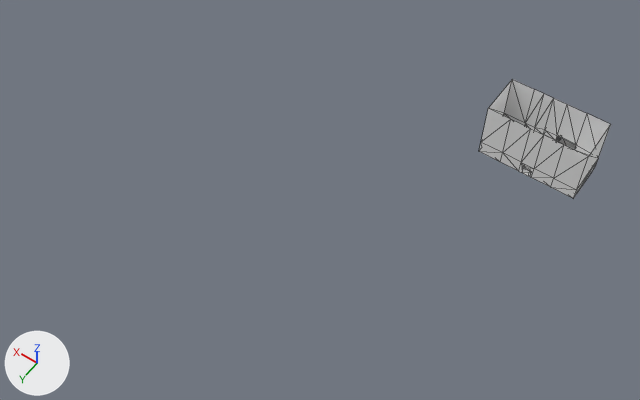
Renders of the glTF model assets/maps/map.glb from each side of a commit.
One viewpoint serves both versions: a 50 mm camera at (-46.5, 180.7, 194.1) aimed at (44.4, 53.4, -5.9). The lights are fixed; the arrows at lower left show +X, +Y and +Z. The first picture is the older version. Mesh edges are drawn as thin lines. Vertices at exactly the same position are counted once.

Objects in the first picture: 'map'.
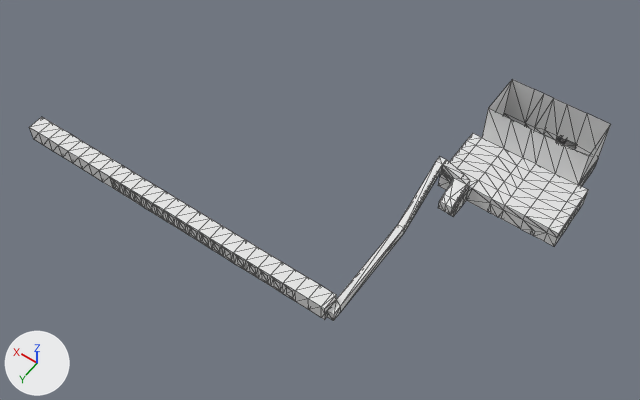
The change, as a list of edits to the scene's bpy script:
```text
Add mat_anvil_unassigned:
    mat_anvil_unassigned = bpy.data.materials.new('ANVIL_Unassigned')
    # nodes: BsdfPrincipled, Mix, OutputMaterial, VertexColor
    # colours: white #e7e7e7, mixed with the vertex colours
Change me_cube:
    remove me_cube.from_pydata(...)  # 182 vertices, 362 faces; spans x -15.0..15.0, y -10.0..15.0, z -2.0..17.0
    add me_cube.from_pydata(...)  # 950 vertices, 1681 faces; spans x -18.0..48.0, y -10.0..87.0, z -2.0..17.0
    me_cube part 1: 768 vertices added at x -18.0..48.0, y -5.0..87.0, z -2.0..11.0
    me_cube part 2: 326 faces spanning x -15.0..15.0, y -10.0..15.0, z -2.0..17.0 switch from mat_defaultmaterial to mat_anvil_unassigned
Add ob_map_019:
    ob_map_019 = bpy.data.objects.new('map.019', me_cube_021)  # 12 vertices, 18 faces; spans x 120.0..124.0, y 82.0..87.0, z -1.0..4.25
    ob_map_019.location = (0.0, 0.0, 0.0)
Add ob_map_018:
    ob_map_018 = bpy.data.objects.new('map.018', me_cube_020)  # 8 vertices, 8 faces; spans x 116.0..120.0, y 82.0..87.0, z -1.0..4.25
    ob_map_018.location = (0.0, 0.0, 0.0)
Add ob_map_017:
    ob_map_017 = bpy.data.objects.new('map.017', me_cube_019)  # 8 vertices, 8 faces; spans x 112.0..116.0, y 82.0..87.0, z -1.0..4.25
    ob_map_017.location = (0.0, 0.0, 0.0)
Add ob_map_016:
    ob_map_016 = bpy.data.objects.new('map.016', me_cube_018)  # 8 vertices, 8 faces; spans x 108.0..112.0, y 82.0..87.0, z -1.0..4.25
    ob_map_016.location = (0.0, 0.0, 0.0)
Add ob_map_015:
    ob_map_015 = bpy.data.objects.new('map.015', me_cube_017)  # 8 vertices, 8 faces; spans x 104.0..108.0, y 82.0..87.0, z -1.0..4.25
    ob_map_015.location = (0.0, 0.0, 0.0)
Add ob_map_014:
    ob_map_014 = bpy.data.objects.new('map.014', me_cube_016)  # 8 vertices, 8 faces; spans x 100.0..104.0, y 82.0..87.0, z -1.0..4.25
    ob_map_014.location = (0.0, 0.0, 0.0)
Add ob_map_013:
    ob_map_013 = bpy.data.objects.new('map.013', me_cube_015)  # 8 vertices, 8 faces; spans x 96.0..100.0, y 82.0..87.0, z -1.0..4.25
    ob_map_013.location = (0.0, 0.0, 0.0)
Add ob_map_012:
    ob_map_012 = bpy.data.objects.new('map.012', me_cube_014)  # 8 vertices, 8 faces; spans x 92.0..96.0, y 82.0..87.0, z -1.0..4.25
    ob_map_012.location = (0.0, 0.0, 0.0)
Add ob_map_011:
    ob_map_011 = bpy.data.objects.new('map.011', me_cube_013)  # 12 vertices, 16 faces; spans x 88.0..92.0, y 82.0..87.0, z -1.0..4.25
    ob_map_011.location = (0.0, 0.0, 0.0)
Add ob_map_010:
    ob_map_010 = bpy.data.objects.new('map.010', me_cube_012)  # 12 vertices, 16 faces; spans x 84.0..88.0, y 82.0..87.0, z -1.0..4.25
    ob_map_010.location = (0.0, 0.0, 0.0)
Add ob_map_009:
    ob_map_009 = bpy.data.objects.new('map.009', me_cube_011)  # 12 vertices, 16 faces; spans x 80.0..84.0, y 82.0..87.0, z -1.0..4.25
    ob_map_009.location = (0.0, 0.0, 0.0)
Add ob_map_008:
    ob_map_008 = bpy.data.objects.new('map.008', me_cube_010)  # 12 vertices, 16 faces; spans x 76.0..80.0, y 82.0..87.0, z -1.0..4.25
    ob_map_008.location = (0.0, 0.0, 0.0)
Add ob_map_007:
    ob_map_007 = bpy.data.objects.new('map.007', me_cube_009)  # 12 vertices, 16 faces; spans x 72.0..76.0, y 82.0..87.0, z -1.0..4.25
    ob_map_007.location = (0.0, 0.0, 0.0)
Add ob_map_006:
    ob_map_006 = bpy.data.objects.new('map.006', me_cube_008)  # 16 vertices, 22 faces; spans x 68.0..72.0, y 82.0..87.0, z -1.0..4.25
    ob_map_006.location = (0.0, 0.0, 0.0)
Add ob_map_005:
    ob_map_005 = bpy.data.objects.new('map.005', me_cube_007)  # 12 vertices, 16 faces; spans x 64.0..68.0, y 82.0..87.0, z -1.0..4.25
    ob_map_005.location = (0.0, 0.0, 0.0)
Add ob_map_004:
    ob_map_004 = bpy.data.objects.new('map.004', me_cube_006)  # 12 vertices, 16 faces; spans x 60.0..64.0, y 82.0..87.0, z -1.0..4.25
    ob_map_004.location = (0.0, 0.0, 0.0)
Add ob_map_003:
    ob_map_003 = bpy.data.objects.new('map.003', me_cube_005)  # 12 vertices, 16 faces; spans x 56.0..60.0, y 82.0..87.0, z -1.0..4.25
    ob_map_003.location = (0.0, 0.0, 0.0)
Add ob_map_002:
    ob_map_002 = bpy.data.objects.new('map.002', me_cube_004)  # 12 vertices, 16 faces; spans x 48.0..52.0, y 82.0..87.0, z -1.0..4.25
    ob_map_002.location = (0.0, 0.0, 0.0)
Add ob_map_001:
    ob_map_001 = bpy.data.objects.new('map.001', me_cube_003)  # 12 vertices, 16 faces; spans x 52.0..56.0, y 82.0..87.0, z -1.0..4.25
    ob_map_001.location = (0.0, 0.0, 0.0)
```

What differs and where, as boxes [x1, y1, x2, y2] in the pictures (640 x 400 px):
'map', reshaped (184% wider, 102% taller): before [479, 79, 611, 198]; after [234, 79, 611, 321]
'map.002', added: after [221, 233, 245, 264]
'map.001', added: after [210, 226, 233, 256]
'map.003', added: after [198, 219, 222, 250]
'map.005', added: after [175, 205, 198, 235]
'map.004', added: after [187, 212, 210, 242]
'map.006', added: after [164, 198, 187, 228]
'map.007', added: after [153, 192, 176, 221]
'map.008', added: after [142, 185, 165, 215]
'map.009', added: after [131, 178, 154, 208]
'map.010', added: after [120, 172, 143, 201]
'map.011', added: after [110, 166, 132, 194]
'map.012', added: after [99, 159, 122, 188]
'map.013', added: after [89, 153, 111, 182]
'map.014', added: after [79, 147, 101, 176]
'map.015', added: after [69, 141, 91, 169]
'map.016', added: after [59, 135, 81, 163]
'map.017', added: after [49, 129, 71, 156]
'map.018', added: after [39, 123, 61, 151]
'map.019', added: after [29, 117, 51, 145]
part 1 of me_cube, added: after [234, 80, 611, 321]
part 2 of me_cube, recoloured: before [503, 79, 611, 197]; after [503, 79, 611, 187]
